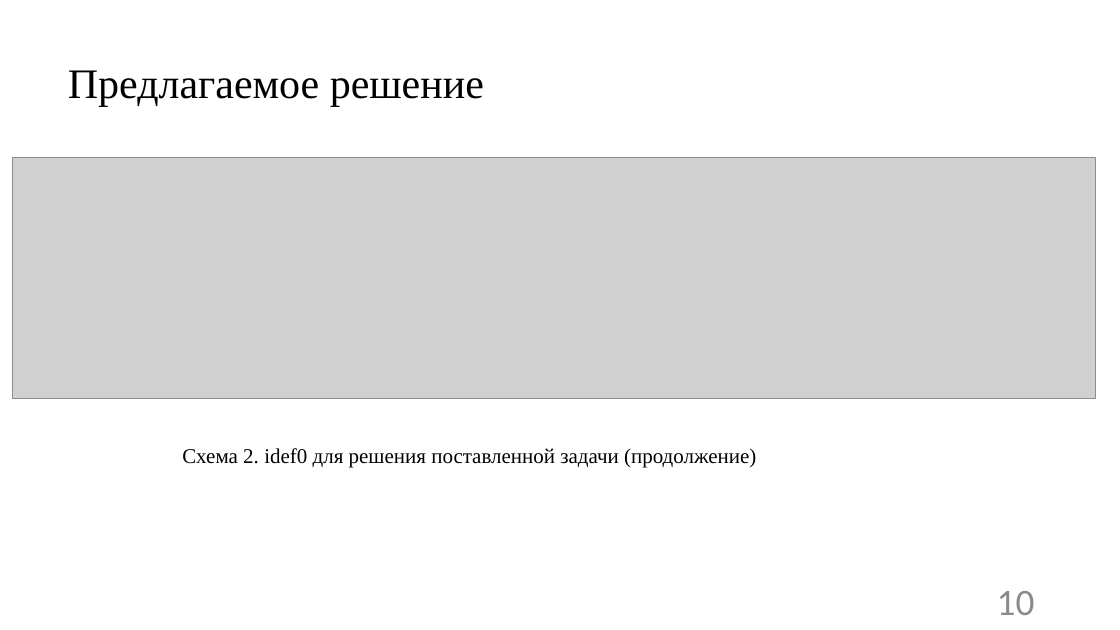
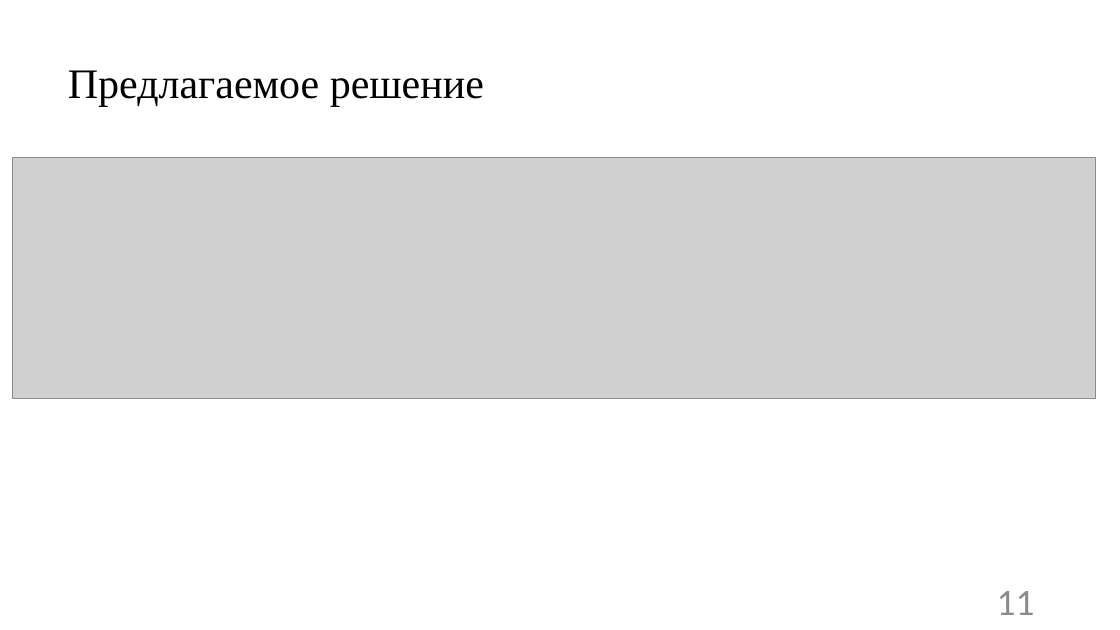
Before and after one commit to vadimgilka/SportApp, a slide deck: slide 11 of Documentation/Documentation Frontend/предзащита.pptx (slide 10 before the commit). Drawn at 1120x630 pixels with LibreOffice and Linux fonts; fonts in the diff are those of the drawing; grey boxes stand for pictures. Boxes give left, top, right and bottom in pixels: in the first picture for what was removed or moved away, otherwise in the second. Text is boxed around its words. In the diff, an @@ line names an element or a change of style, - is before the commit and + after.

```diff
--- a/Documentation/Documentation Frontend/предзащита.pptx
+++ b/Documentation/Documentation Frontend/предзащита.pptx
@@ text removed at [182, 448, 756, 467] @@
-Схема 2. idef0 для решения поставленной задачи (продолжение)
@@ page number at [997, 591, 1035, 615]: text changed @@
-10
+11
```
Also in this commit, not shown: 6 other slides changed, 7 slides added, 5 slides removed, 8 other files.
